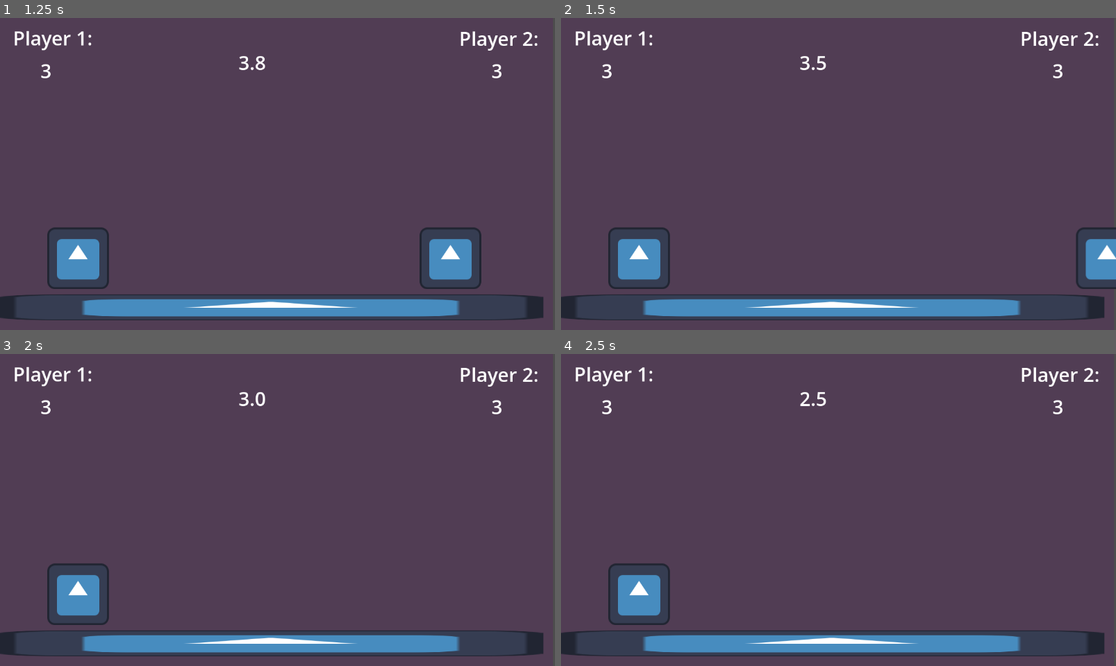
Above: before the commit, frames 1-4 (two rows, left to right).
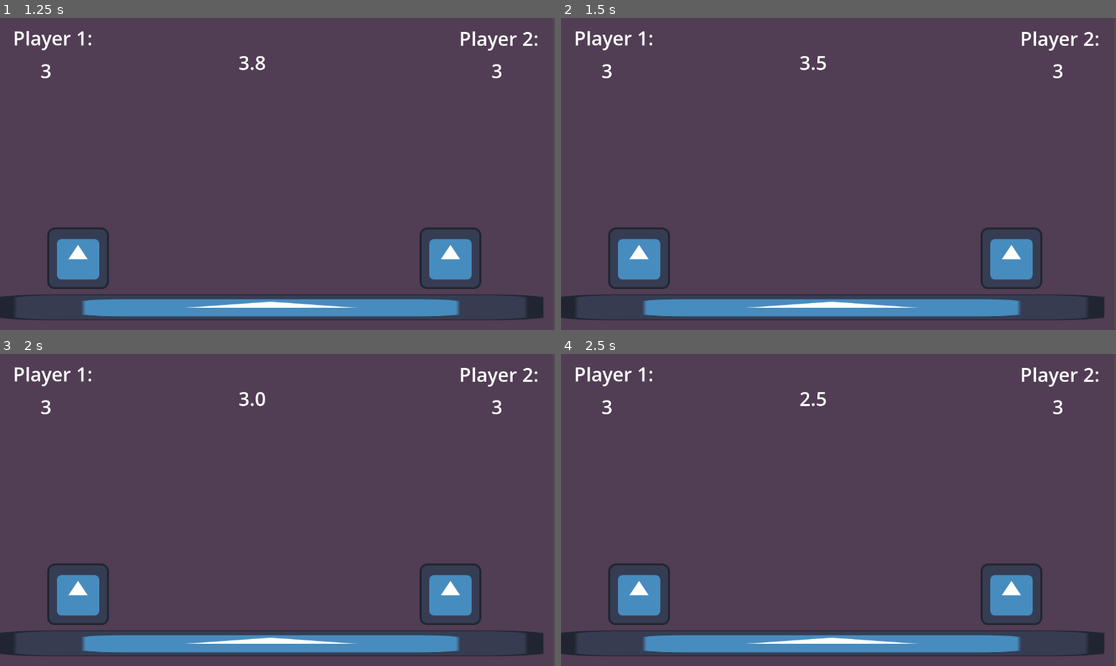
Above: after the commit, the same moments.

Repository: Battlica/game-jam-plus
Game: Godot game, scene res://main.tscn
Two runs of this game, one before a commit and one after it. Both use one fixed random seed, a clock stepped at 60 frames per second and the inputs below. The engine's default icon, where the game draws it, is replaced by a stand-in: a white triangle on a blue panel in a dark square.
Inputs:
- Up to frame 1 (1.25 s): no input
- Up to frame 2 (1.5 s): tap Enter at 1.25 s
- Up to frame 3 (2 s): no input
- Up to frame 4 (2.5 s): tap Space at 2 s

Frame 1 is identical in both runs. In frame 2, 3.6% of the frame differs, in the area x 75-100%, y 67-87%; in frame 3, 2.2%; in frame 4, 2.2%.

Commit message:
Lightning Timer works

Diff:
--- a/lightning_spawner.gd
+++ b/lightning_spawner.gd
@@ -3,6 +3,7 @@
 @export var max_x: float
 @export var min_x: float
 
+signal player_hit(player)
 
 # Called when the node enters the scene tree for the first time.
 func _ready() -> void:
@@ -21,13 +22,27 @@
 	# Place the exclamation mark at any random point on the platform
 	var x_position = randf_range(min_x, max_x)
 	$WarningLabel.position = Vector2(x_position, 500)
+	$StrikeArea.position = Vector2(x_position - 100, 0)
 
 
 
 func _on_warning_timer_timeout() -> void:
 	$WarningLabel.text = ""
+	$StrikeArea.visible = true
+	check_hit()
+	$LightningDurationTimer.start()
 	$IntervalTimer.start()
 
 
 func start_interval_timer():
 	$IntervalTimer.start()
+
+
+func check_hit():
+	for body in $StrikeArea.get_overlapping_bodies():
+		if body is CharacterBody2D:
+			player_hit.emit(body)
+
+
+func _on_lightning_duration_timer_timeout() -> void:
+	$StrikeArea.visible = false
--- a/lightning_spawner.tscn
+++ b/lightning_spawner.tscn
@@ -1,6 +1,9 @@
 [gd_scene format=3 uid="uid://3ucefucs1tnv"]
 
 [ext_resource type="Script" uid="uid://cksth13lvlrac" path="res://lightning_spawner.gd" id="1_bj5xe"]
+
+[sub_resource type="RectangleShape2D" id="RectangleShape2D_bj5xe"]
+size = Vector2(28, 600)
 
 [node name="LightningSpawner" type="Node2D" unique_id=326213139]
 script = ExtResource("1_bj5xe")
@@ -19,5 +22,17 @@
 offset_bottom = 325.0
 theme_override_font_sizes/font_size = 40
 
+[node name="StrikeArea" type="Area2D" parent="." unique_id=301997864]
+visible = false
+
+[node name="CollisionShape2D" type="CollisionShape2D" parent="StrikeArea" unique_id=829245731]
+position = Vector2(90, 283)
+shape = SubResource("RectangleShape2D_bj5xe")
+debug_color = Color(0.9411544, 0.9730894, 0.99999994, 0.41960785)
+
+[node name="LightningDurationTimer" type="Timer" parent="." unique_id=212971964]
+wait_time = 0.5
+
 [connection signal="timeout" from="IntervalTimer" to="." method="_on_interval_timer_timeout"]
 [connection signal="timeout" from="WarningTimer" to="." method="_on_warning_timer_timeout"]
+[connection signal="timeout" from="LightningDurationTimer" to="." method="_on_lightning_duration_timer_timeout"]
--- a/main.gd
+++ b/main.gd
@@ -4,7 +4,8 @@
 
 # Called when the node enters the scene tree for the first time.
 func _ready() -> void:
-	pass
+	$Player1.player_hit.connect($"."._on_player_hit)
+	$Player2.player_hit.connect($"."._on_player_hit)
 
 
 # Called every frame. 'delta' is the elapsed time since the previous frame.
@@ -12,8 +13,8 @@
 	$HUD.display_current_time($GameTimer.get_time_left())
 
 
-# If player enters death zone, they either lose a life and respawn or lose the game
-func _on_death_zone_body_entered(body: Node2D) -> void:
+# When the player dies, check if they lose a life and respawn, or game ends
+func lose_life(body: Node2D) -> void:
 	if body is CharacterBody2D:
 		body.lives -= 1
 		$HUD.on_lives_changed(body.name, body.lives)
@@ -33,3 +34,7 @@
 # When time runs out, start the lighting overtime.
 func _on_game_timer_timeout() -> void:
 	$LightningSpawner.start_interval_timer()
+
+
+func _on_player_hit(player):
+	lose_life(player)
--- a/player.gd
+++ b/player.gd
@@ -2,12 +2,14 @@
 
 @export var player_id: int
 
+signal player_hit(player)
+
 var left
 var right
 var jump
-var push
+var attack
 var lives := 3
-const SPEED = 300.0
+const SPEED = 500.0
 const JUMP_VELOCITY = -400.0
 const ACCELERATION = 100
 const FRICTION = 20
@@ -17,10 +19,14 @@
 	left = "p" + str(player_id) + "_left"
 	right = "p" + str(player_id) + "_right"
 	jump = "p" + str(player_id) + "_jump"
-	push = "p" + str(player_id) + "_push"
+	attack = "p" + str(player_id) + "_attack"
 
 
 func _physics_process(delta: float) -> void:
+	# When attack is pressed, if there is a player in the attack area, send a signal
+	if Input.is_action_just_pressed(attack):
+		check_hit()
+
 	# Add the gravity.
 	if not is_on_floor():
 		velocity += get_gravity() * delta
@@ -36,8 +42,10 @@
 	else:
 		velocity.x = move_toward(velocity.x, 0, FRICTION)
 
-	if Input.is_action_just_pressed(push):
-		velocity.x = 1000
-		velocity.x = move_toward(velocity.x, 0, FRICTION)
+	move_and_slide()
 
-	move_and_slide()
+
+func check_hit():
+	for body in $AttackArea.get_overlapping_bodies():
+		if body is CharacterBody2D:
+			player_hit.emit(body)
--- a/player.tscn
+++ b/player.tscn
@@ -5,6 +5,9 @@
 
 [sub_resource type="RectangleShape2D" id="RectangleShape2D_buxg0"]
 size = Vector2(122.5, 122.5)
+
+[sub_resource type="RectangleShape2D" id="RectangleShape2D_onrkg"]
+size = Vector2(46.5, 33)
 
 [node name="Player1" type="CharacterBody2D" unique_id=2012800532]
 position = Vector2(160, 112)
@@ -17,3 +20,10 @@
 [node name="CollisionShape2D" type="CollisionShape2D" parent="." unique_id=210560316]
 position = Vector2(1, 0)
 shape = SubResource("RectangleShape2D_buxg0")
+
+[node name="AttackArea" type="Area2D" parent="." unique_id=807345608]
+
+[node name="CollisionShape2D" type="CollisionShape2D" parent="AttackArea" unique_id=210515617]
+position = Vector2(92.75, 6.5)
+shape = SubResource("RectangleShape2D_onrkg")
+debug_color = Color(0.6156863, 0.5294118, 0.23529412, 0.73333335)
--- a/project.godot
+++ b/project.godot
@@ -22,11 +22,6 @@
 "events": [Object(InputEventKey,"resource_local_to_scene":false,"resource_name":"","device":-1,"window_id":0,"alt_press …(191 unchanged characters)…
 ]
 }
-p1_right={
-"deadzone": 0.2,
-"events": [Object(InputEventKey,"resource_local_to_scene":false,"resource_name":"","device":-1,"window_id":0,"alt_pressed":false,"shift_pressed":false,"ctrl_pressed":false,"meta_pressed":false,"pressed":false,"keycode":0,"physical_keycode":68,"key_label":0,"unicode":100,"location":0,"echo":false,"script":null)
-]
-}
 p1_jump={
 "deadzone": 0.2,
 "events": [Object(InputEventKey,"resource_local_to_scene":false,"resource_name":"","device":-1,"window_id":0,"alt_press …(192 unchanged characters)…
@@ -47,12 +42,17 @@
 "events": [Object(InputEventKey,"resource_local_to_scene":false,"resource_name":"","device":-1,"window_id":0,"alt_press …(195 unchanged characters)…
 ]
 }
-p1_push={
+p1_right={
 "deadzone": 0.2,
-"events": [Object(InputEventKey,"resource_local_to_scene":fa …(140 unchanged characters)… d":false,"keycode":0,"physical_keycode":82,"key_label":0,"unicode":114,"location":0,"echo":false,"script":null)
+"events": [Object(InputEventKey,"resource_local_to_scene":fa …(140 unchanged characters)… d":false,"keycode":0,"physical_keycode":68,"key_label":0,"unicode":100,"location":0,"echo":false,"script":null)
 ]
 }
-p2_push={
+p1_attack={
+"deadzone": 0.2,
+"events": [Object(InputEventKey,"resource_local_to_scene":false,"resource_name":"","device":-1,"window_id":0,"alt_pressed":false,"shift_pressed":false,"ctrl_pressed":false,"meta_pressed":false,"pressed":false,"keycode":0,"physical_keycode":32,"key_label":0,"unicode":32,"location":0,"echo":false,"script":null)
+]
+}
+p2_attack={
 "deadzone": 0.2,
 "events": [Object(InputEventKey,"resource_local_to_scene":false,"resource_name":"","device":-1,"window_id":0,"alt_press …(195 unchanged characters)…
 ]
